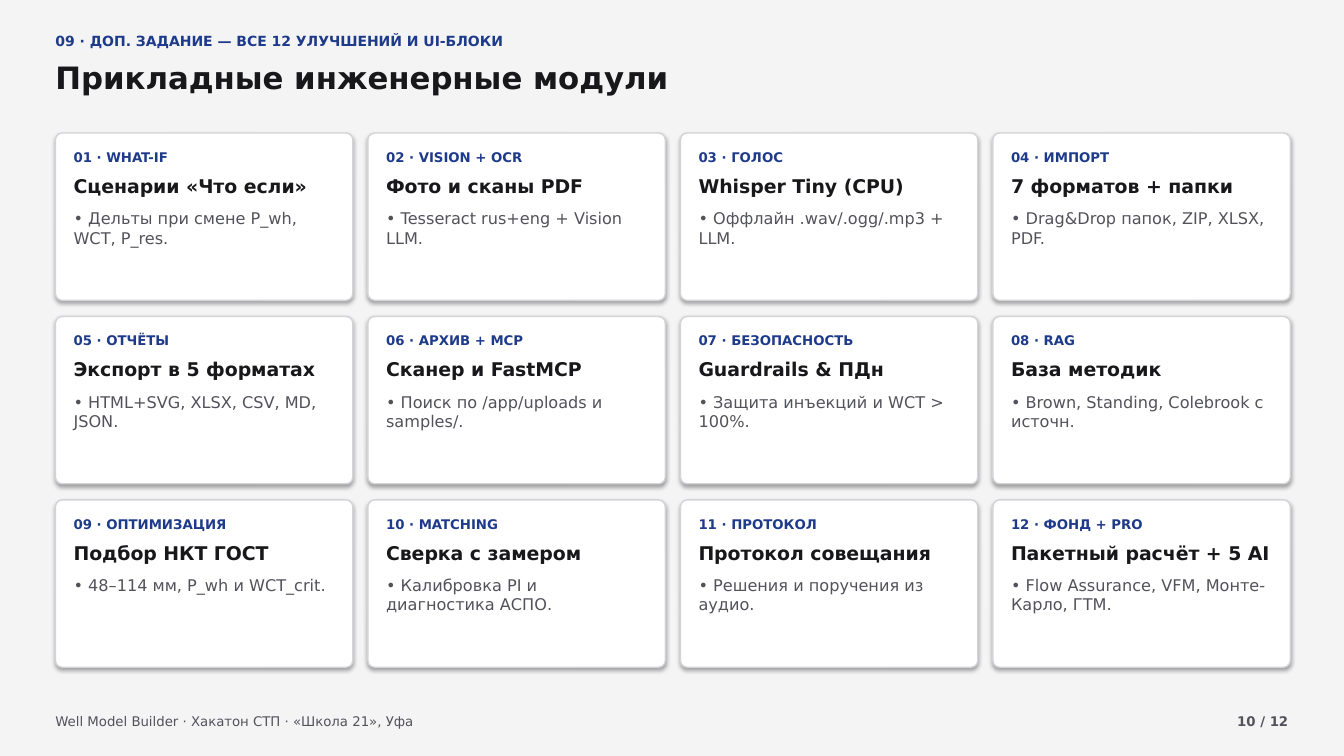
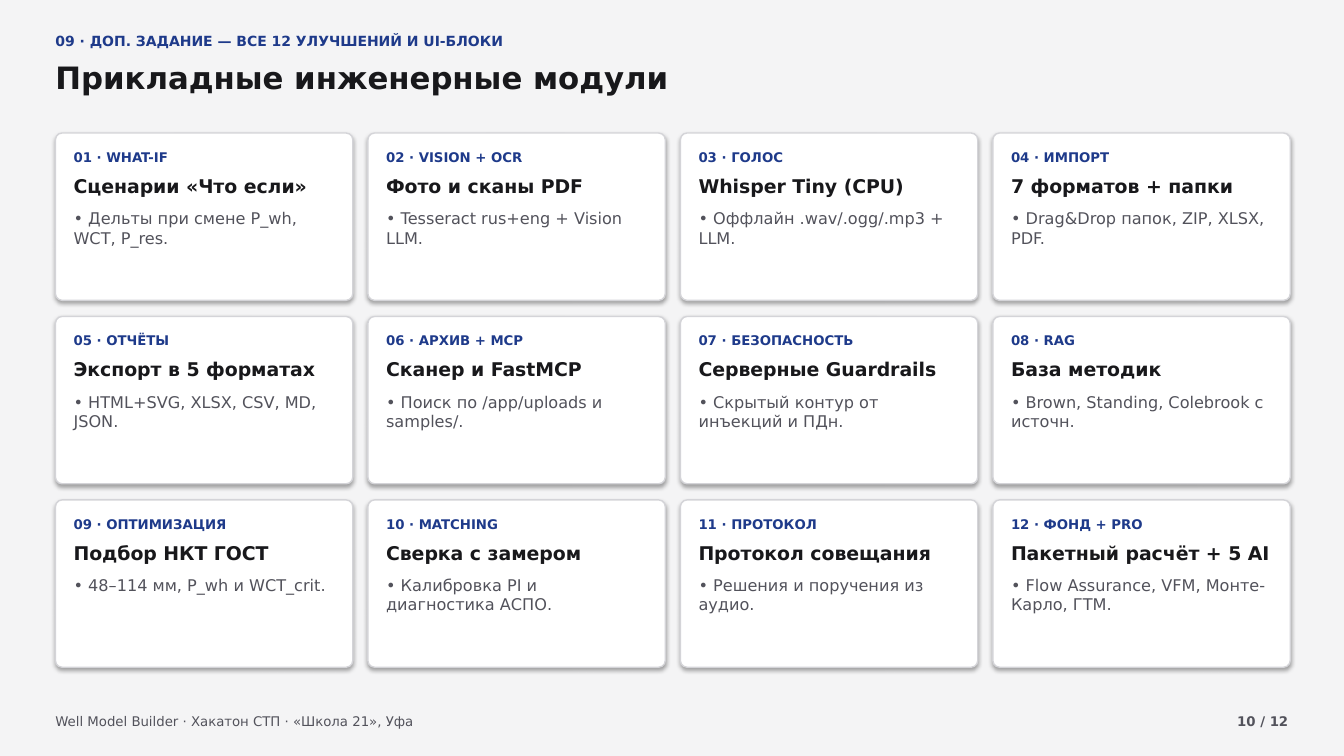
Before and after one commit to legionhaos/well-model-builder, a slide deck: slide 10 of docs/presentation.pptx. Drawn at 1344x756 pixels with LibreOffice and Linux fonts; fonts in the diff are those of the drawing. Boxes give left, top, right and bottom in pixels: in the first picture for what was removed or moved away, otherwise in the second. Text is boxed around its words. In the diff, an @@ line names an element or a change of style, - is before the commit and + after.

```diff
--- a/docs/presentation.pptx
+++ b/docs/presentation.pptx
@@ text at [699,361,936,380]: text changed @@
-Guardrails & ПДн
+Серверные Guardrails
@@ text at [699,396,878,430]: text changed @@
-• Защита инъекций и WCT > 100%.
+• Скрытый контур от инъекций и ПДн.
```
Also in this commit, not shown: 5 other files.
